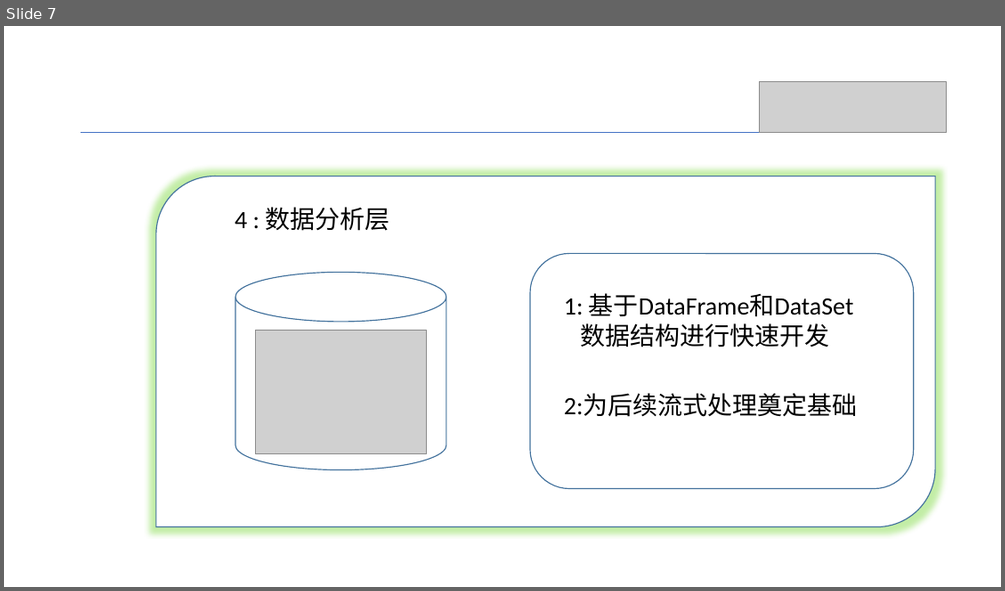
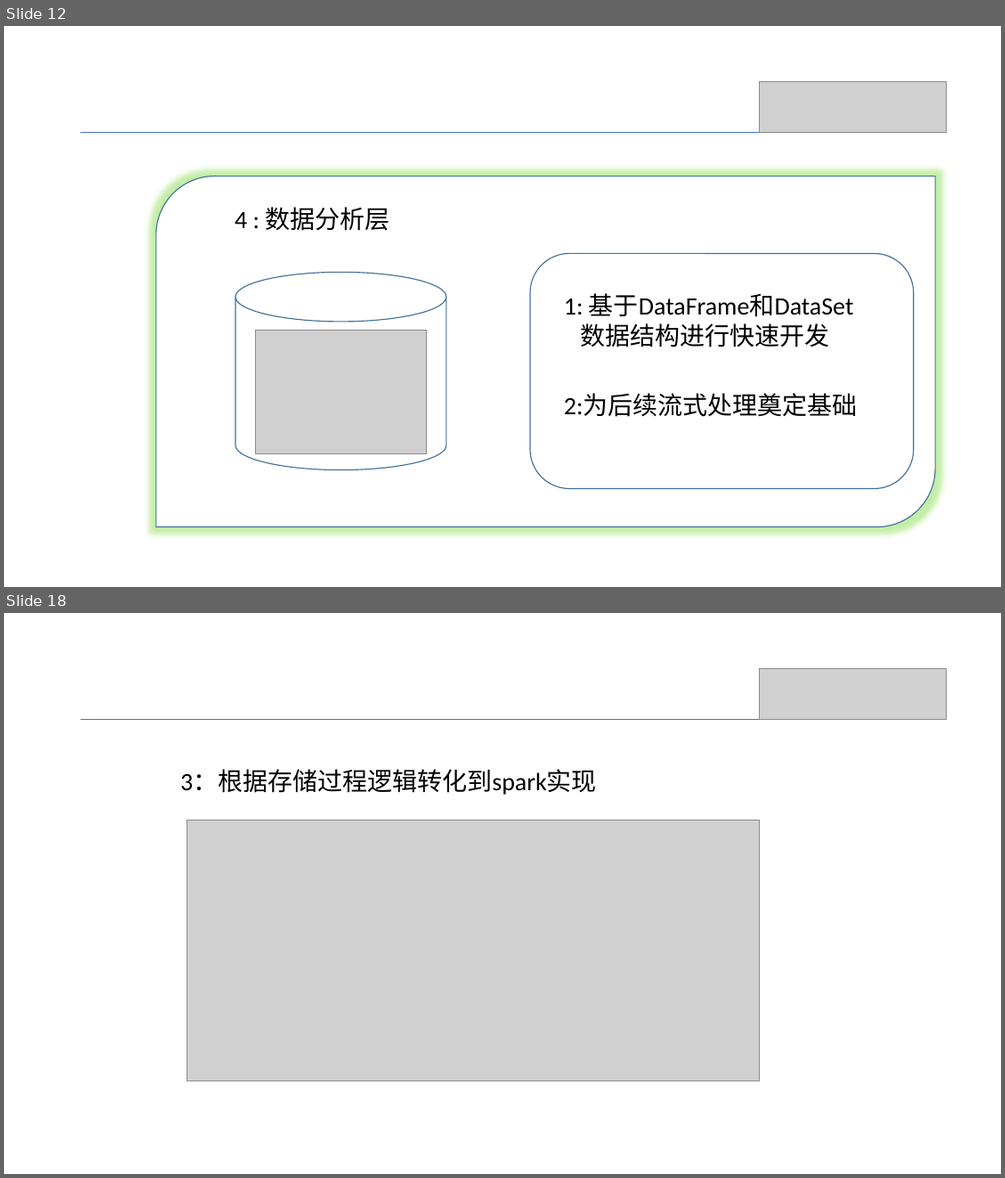
Before and after one commit to Shyekyo/event, a slide deck: src/resources/账务系统存储过程重构方案.pptx. Shown one above the other, each under a label of ours: slide 7 before the commit, slides 12 and 18 after it; the slides between them are not shown. The pictures are 1005x591 and 1005x1178 pixels, drawn with LibreOffice and Linux fonts; fonts in the diff are those of the drawing; grey boxes stand for pictures. Boxes give left, top, right and bottom in pixels: in the first picture for what was removed or moved away, otherwise in the second. Text is boxed around its words. In the diff, an @@ line names an element or a change of style, - is before the commit and + after.

```diff
--- a/src/resources/账务系统存储过程重构方案.pptx
+++ b/src/resources/账务系统存储过程重构方案.pptx
@@ slide 18 added at [4, 613, 1001, 1174], background #FFFFFF @@
@@ picture added at [760, 668, 947, 719] @@
@@ line added from (81, 720) to (947, 720), #4472C4 0.5 pt @@
@@ text added at [180, 770, 597, 795], 24 pt, text #000000 @@
+3：根据存储过程逻辑转化到spark实现
@@ picture added at [187, 820, 760, 1081] @@
@@ what was slide 7 is now slide 12 @@
```
Also in this commit, not shown: 3 slides changed, 13 other slides added, 11 other files.
